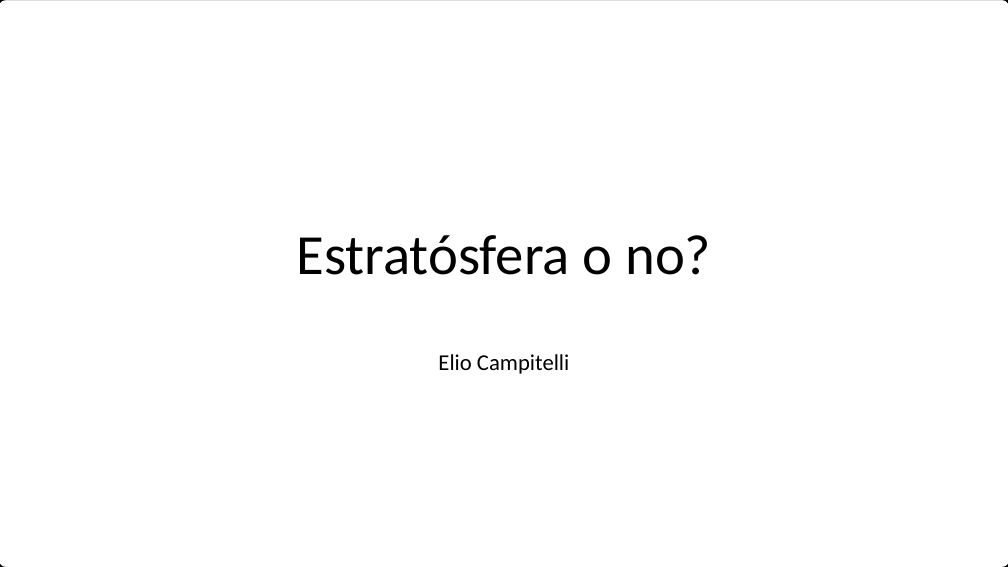
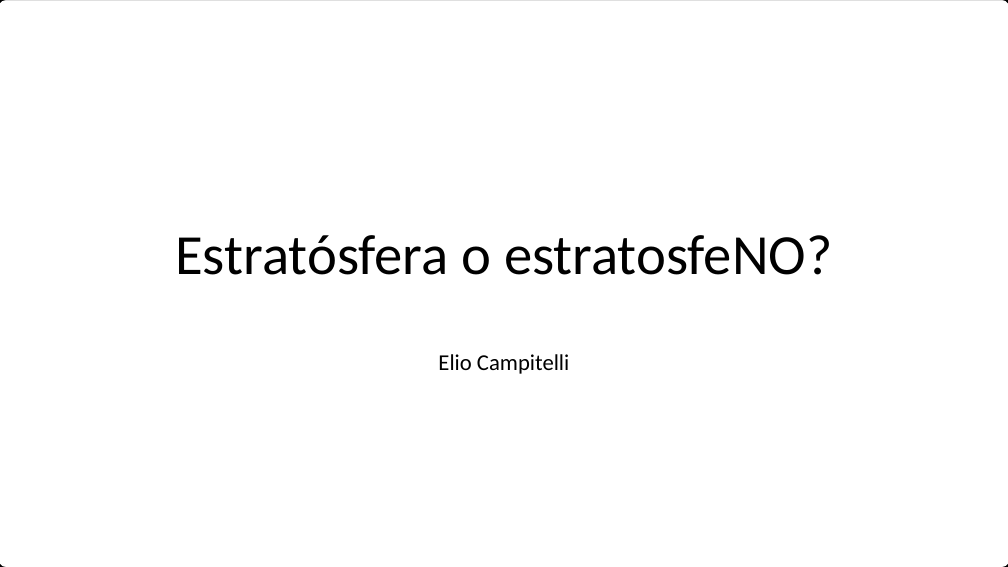
Before and after one commit to eliocamp/onda3, a slide deck: slide 1 of 21-estatosfera.pptx. Drawn at 1008x567 pixels with LibreOffice and Linux fonts; fonts in the diff are those of the drawing. Boxes give left, top, right and bottom in pixels: in the first picture for what was removed or moved away, otherwise in the second. Text is boxed around its words. In the diff, an @@ line names an element or a change of style, - is before the commit and + after.

```diff
--- a/21-estatosfera.pptx
+++ b/21-estatosfera.pptx
@@ title at (175, 235, 832, 275): text changed @@
-Estratósfera o no?
+Estratósfera o estratosfeNO?
```
Also in this commit, not shown: 4 slides added, 3 slides removed, 3 other files.
